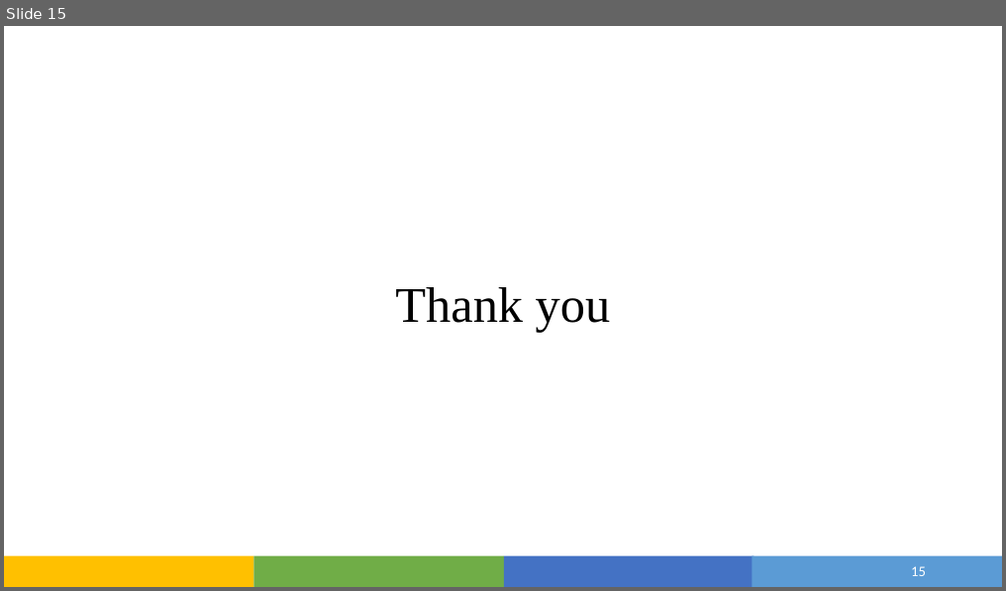
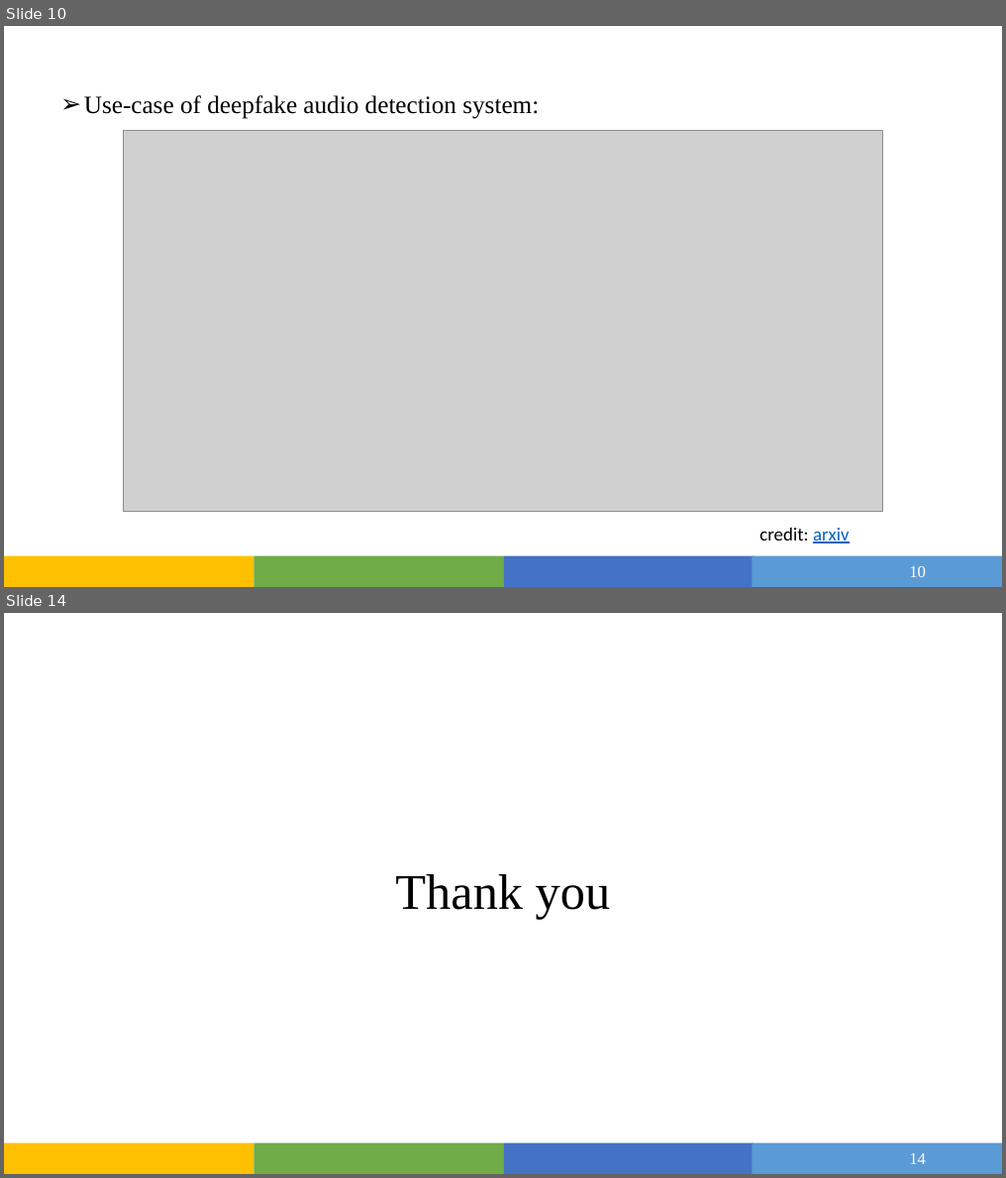
Before and after one commit to Devjethva1111/DeepFake-Voice-Recognition, a slide deck: Seminar/Project_PPT.pptx. Shown one above the other, each under a label of ours: slide 15 before the commit, slides 10 and 14 after it; the slides between them are not shown. The pictures are 1006x591 and 1006x1178 pixels, drawn with LibreOffice and Linux fonts; fonts in the diff are those of the drawing; grey boxes stand for pictures. Boxes give left, top, right and bottom in pixels: in the first picture for what was removed or moved away, otherwise in the second. Text is boxed around its words. In the diff, an @@ line names an element or a change of style, - is before the commit and + after.

```diff
--- a/Seminar/Project_PPT.pptx
+++ b/Seminar/Project_PPT.pptx
@@ slide 10 added at bbox=[4, 26, 1002, 587], background #FFFFFF; not listed: 4 template elements that a slide beside it also shows @@
@@ text added at bbox=[84, 95, 539, 119], 24 pt, text #000000 @@
+➢ Use-case of deepfake audio detection system:
@@ picture added at bbox=[123, 131, 882, 511] @@
@@ text added at bbox=[759, 528, 849, 544], 18 pt, text #000000 @@
+credit: arxiv
@@ page number added at bbox=[909, 567, 926, 577], 16 pt, text #FFFFFF @@
+10
@@ what was slide 15 is now slide 14 @@
@@ page number at bbox=[909, 1154, 926, 1164]: text changed; size 14 to 16 pt; font Calibri to Times New Roman @@
-15
+14
```
Also in this commit, not shown: 6 slides changed, 5 other slides added, 7 slides removed, 1 other file.
